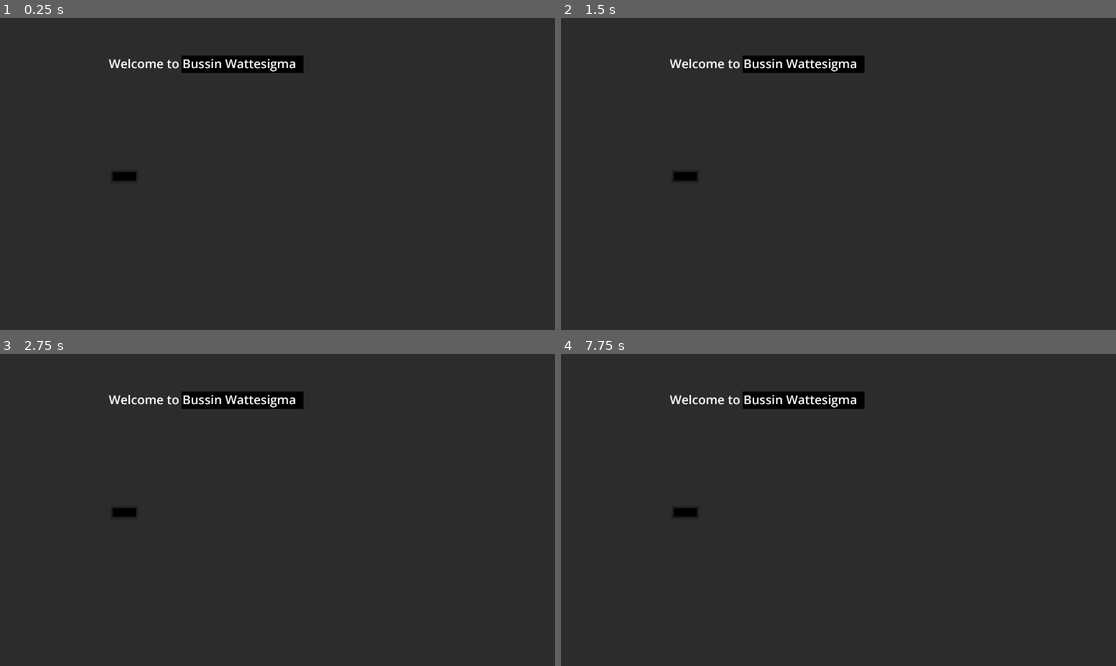
Above: before the commit, frames 1-4 (two rows, left to right).
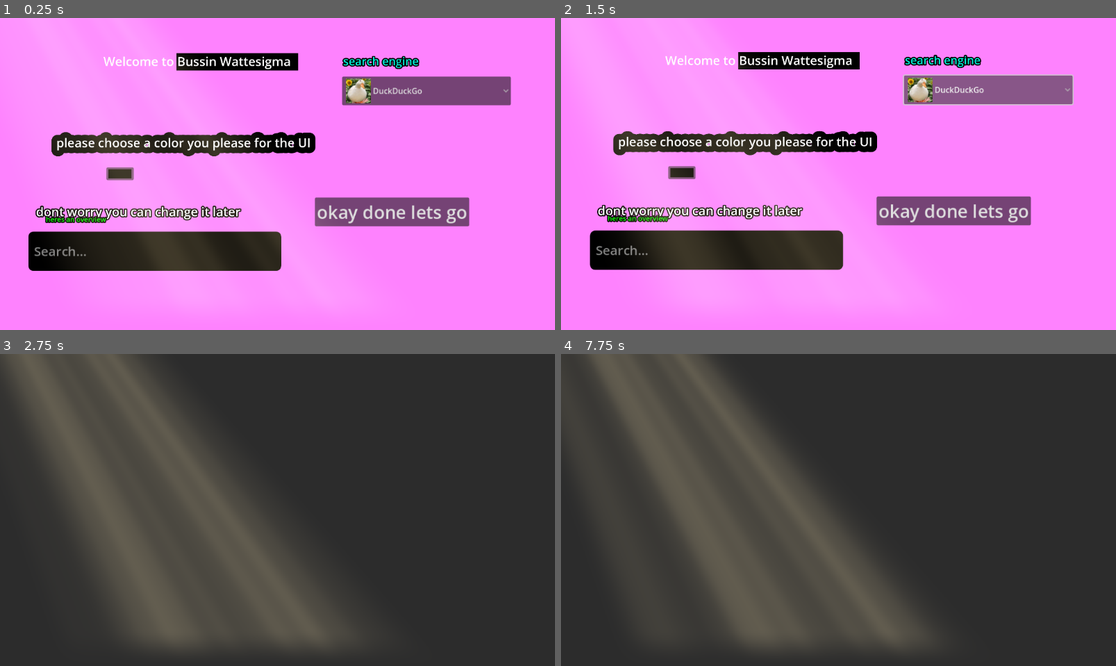
Above: after the commit, the same moments.

Repository: face-hh/wattesigma
Game: Godot game, scene res://Scenes/CEF.tscn
Same seed, same stepped clock (60 frames per second), same inputs: the game is played once before the commit and once after it.
Inputs (mouse positions are in pixels of both pictures, inside the frame that each line leads up to):
- Up to frame 1 (0.25 s): no input
- Up to frame 2 (1.5 s): click (988, 89) at 0.5 s, where only the run after the commit has a clickable "DuckDuckGo"; click (988, 89) at 1.25 s, where only the run after the commit has a clickable "DuckDuckGo"
- Up to frame 3 (2.75 s): click (394, 547) at 2 s, where only the run after the commit has a clickable "okay done lets go"
- Up to frame 4 (7.75 s): tap Enter at 2.75, 2.85, 4.35, 5.75, 5.85, 7.35 s; move the mouse to (960, 494) at 2.77 s; hold Up 2.78-3.53 s; click (960, 494) at 2.92 s; tap Space at 3.5, 6.5 s; move the mouse to (727, 525) at 3.52 s; hold S 3.53-4.28 s; tap Keypad Enter at 3.6, 5.1, 6.6 s; move the mouse to (894, 441) at 4.27 s; hold Up 4.28-5.78 s; move the mouse to (810, 572) at 5.02 s; click (810, 572) at 5.17 s; move the mouse to (1005, 556) at 5.77 s; hold S from 5.78 s (still down); move the mouse to (672, 463) at 6.52 s; move the mouse to (866, 510) at 7.27 s; click (866, 510) at 7.42 s

The runs differ from the first frame. In frame 1, 93% of the frame differs, in the area x 0-100%, y 0-100%; in frame 2, 93%; in frame 3, 32%; in frame 4, 28%.
Error before the commit: Invalid call. Nonexistent function 'initialize' in base 'Node'. (res://Scripts/CEF.gd:241)
Error after the commit: Invalid call. Nonexistent function 'initialize' in base 'Node'. (res://Scripts/CEF.gd:244)

Commit message:
welcome screen finished

Diff:
--- /dev/null
+++ b/Scenes/ColorPicker.tscn
@@ -0,0 +1,10 @@
+[gd_scene load_steps=2 format=3 uid="uid://xwo8wf8er8c0"]
+
+[ext_resource type="Script" path="res://Scripts/ColorPicker.gd" id="1_apts2"]
+
+[node name="ColorPickerButton" type="ColorPickerButton"]
+offset_right = 55.0
+offset_bottom = 26.0
+script = ExtResource("1_apts2")
+
+[connection signal="color_changed" from="." to="." method="_on_color_changed"]
--- /dev/null
+++ b/Scenes/SearchEngineOption.tscn
@@ -0,0 +1,39 @@
+[gd_scene load_steps=9 format=3 uid="uid://b3voh86awnfts"]
+
+[ext_resource type="Texture2D" uid="uid://dn1xxlmxu338j" path="res://Assets/Misc/duckduckgo.png" id="1_xdbn2"]
+[ext_resource type="Texture2D" uid="uid://bfykdgpdu4yp5" path="res://Assets/Misc/pinterest.png" id="2_5u673"]
+[ext_resource type="Texture2D" uid="uid://cyxjyf6b3hs6q" path="res://Assets/Misc/bbc.png" id="3_4uaem"]
+[ext_resource type="Texture2D" uid="uid://dh8rtvc2n2mt7" path="res://Assets/Misc/roblox.png" id="4_rudmr"]
+[ext_resource type="Texture2D" uid="uid://bkxa3itl3la1m" path="res://Assets/Misc/irs.png" id="5_ym6nw"]
+[ext_resource type="Texture2D" uid="uid://d2p4a07bvrlh6" path="res://Assets/Misc/cai.png" id="6_2j4pm"]
+[ext_resource type="Texture2D" uid="uid://4sgeeegwatp1" path="res://Assets/Misc/praktiker.png" id="7_toe7n"]
+[ext_resource type="Script" path="res://Scripts/SearchEngineOption.gd" id="8_nnxma"]
+
+[node name="SearchEngineOption" type="OptionButton"]
+offset_right = 340.0
+offset_bottom = 58.0
+selected = 0
+item_count = 7
+popup/item_0/text = "DuckDuckGo"
+popup/item_0/icon = ExtResource("1_xdbn2")
+popup/item_1/text = "Pinterest"
+popup/item_1/icon = ExtResource("2_5u673")
+popup/item_1/id = 1
+popup/item_2/text = "British Broadcasting Corporation"
+popup/item_2/icon = ExtResource("3_4uaem")
+popup/item_2/id = 2
+popup/item_3/text = "Roblox"
+popup/item_3/icon = ExtResource("4_rudmr")
+popup/item_3/id = 4
+popup/item_4/text = "Internal Revenue Service (IRS)"
+popup/item_4/icon = ExtResource("5_ym6nw")
+popup/item_4/id = 5
+popup/item_5/text = "character ai"
+popup/item_5/icon = ExtResource("6_2j4pm")
+popup/item_5/id = 5
+popup/item_6/text = "Praktiker.bg"
+popup/item_6/icon = ExtResource("7_toe7n")
+popup/item_6/id = 6
+script = ExtResource("8_nnxma")
+
+[connection signal="item_selected" from="." to="." method="_on_item_selected"]
--- a/Scenes/WelcomeScreen.tscn
+++ b/Scenes/WelcomeScreen.tscn
@@ -1,9 +1,19 @@
-[gd_scene load_steps=2 format=3 uid="uid://d4gt87w0qay0d"]
+[gd_scene load_steps=5 format=3 uid="uid://d4gt87w0qay0d"]
 
 [ext_resource type="Script" path="res://Scripts/WelcomeScreen.gd" id="1_wvycw"]
+[ext_resource type="PackedScene" uid="uid://bqc4y2g8862jh" path="res://Scenes/SearchBar.tscn" id="2_v47en"]
+[ext_resource type="PackedScene" uid="uid://b3voh86awnfts" path="res://Scenes/SearchEngineOption.tscn" id="4_2fvtg"]
+[ext_resource type="PackedScene" uid="uid://xwo8wf8er8c0" path="res://Scenes/ColorPicker.tscn" id="10_cadhr"]
 
 [node name="WelcomeScreen" type="Node2D"]
 script = ExtResource("1_wvycw")
+
+[node name="ColorRect2" type="ColorRect" parent="."]
+offset_left = -1248.0
+offset_top = -887.0
+offset_right = 2825.0
+offset_bottom = 1526.0
+color = Color(1, 0.509804, 1, 1)
 
 [node name="ColorRect" type="ColorRect" parent="."]
 offset_left = 383.0
@@ -21,10 +31,77 @@
 theme_override_font_sizes/font_size = 56
 text = "Welcome to Bussin Wattesigma"
 
-[node name="ColorPickerButton" type="ColorPickerButton" parent="."]
-offset_left = 240.0
-offset_top = 316.0
-offset_right = 295.0
-offset_bottom = 342.0
+[node name="Label2" type="Label" parent="."]
+offset_left = 141.0
+offset_top = 248.0
+offset_right = 1293.0
+offset_bottom = 412.0
+scale = Vector2(0.445, 0.445)
+theme_override_colors/font_outline_color = Color(0, 0, 0, 1)
+theme_override_constants/outline_size = 105
+theme_override_font_sizes/font_size = 56
+text = "please choose a color you please for the UI"
 
-[connection signal="color_changed" from="ColorPickerButton" to="." method="_on_color_picker_button_color_changed"]
+[node name="Label3" type="Label" parent="."]
+offset_left = 100.0
+offset_top = 387.0
+offset_right = 1252.0
+offset_bottom = 551.0
+scale = Vector2(0.445, 0.445)
+theme_override_colors/font_outline_color = Color(0, 0, 0, 1)
+theme_override_constants/outline_size = 20
+theme_override_font_sizes/font_size = 56
+text = "dont worry you can change it later"
+
+[node name="Label4" type="Label" parent="."]
+offset_left = 120.0
+offset_top = 410.0
+offset_right = 1272.0
+offset_bottom = 574.0
+scale = Vector2(0.445, 0.445)
+theme_override_colors/font_color = Color(0, 1, 0, 1)
+theme_override_colors/font_outline_color = Color(0, 0, 0, 1)
+theme_override_constants/outline_size = 20
+theme_override_font_sizes/font_size = 31
+text = "heres an overview"
+
+[node name="Label5" type="Label" parent="."]
+offset_left = 719.0
+offset_top = 85.0
+offset_right = 1871.0
+offset_bottom = 249.0
+scale = Vector2(0.445, 0.445)
+theme_override_colors/font_color = Color(1.00112e-05, 0.954993, 0.857199, 1)
+theme_override_colors/font_outline_color = Color(0, 0, 0, 1)
+theme_override_constants/outline_size = 20
+theme_override_font_sizes/font_size = 51
+text = "search engine"
+
+[node name="Control" parent="." instance=ExtResource("2_v47en")]
+offset_left = 92.0
+offset_top = 454.0
+offset_right = 595.0
+offset_bottom = 523.0
+
+[node name="ColorPickerButton2" parent="." instance=ExtResource("10_cadhr")]
+offset_left = 242.0
+offset_top = 315.0
+offset_right = 297.0
+offset_bottom = 341.0
+
+[node name="SearchEngineOption" parent="." instance=ExtResource("4_2fvtg")]
+offset_left = 717.0
+offset_top = 132.0
+offset_right = 1057.0
+offset_bottom = 190.0
+
+[node name="Button" type="Button" parent="."]
+offset_left = 662.0
+offset_top = 376.0
+offset_right = 805.0
+offset_bottom = 407.0
+theme_override_font_sizes/font_size = 36
+text = "okay done lets go"
+
+[connection signal="color_changed" from="ColorPickerButton2" to="." method="_on_color_picker_button_color_changed"]
+[connection signal="pressed" from="Button" to="." method="_on_button_pressed"]
--- a/Scenes/settings.tscn
+++ b/Scenes/settings.tscn
@@ -9,6 +9,8 @@
 [ext_resource type="Shader" path="res://Shaders/test.gdshader" id="6_wt2dt"]
 [ext_resource type="Texture2D" uid="uid://8ed7lakxwvm4" path="res://Assets/Misc/iphone.png" id="7_ie3pe"]
 [ext_resource type="Texture2D" uid="uid://1e5symfe2pl3" path="res://Assets/Misc/face-screaming-in-fear_1f631.png" id="8_3hp8t"]
+[ext_resource type="PackedScene" uid="uid://b3voh86awnfts" path="res://Scenes/SearchEngineOption.tscn" id="10_dqboc"]
+[ext_resource type="PackedScene" uid="uid://xwo8wf8er8c0" path="res://Scenes/ColorPicker.tscn" id="11_c6s6g"]
 
 [sub_resource type="ShaderMaterial" id="ShaderMaterial_1m0bf"]
 shader = ExtResource("4_436y7")
@@ -217,6 +219,18 @@
 offset_right = 504.0
 offset_bottom = 169.0
 
+[node name="SearchEngineOption" parent="." instance=ExtResource("10_dqboc")]
+offset_left = 688.0
+offset_top = 449.0
+offset_right = 1028.0
+offset_bottom = 507.0
+
+[node name="ColorPickerButton" parent="." instance=ExtResource("11_c6s6g")]
+offset_left = 737.0
+offset_top = 300.0
+offset_right = 792.0
+offset_bottom = 326.0
+
 [connection signal="toggled" from="Sunlight/CheckButton" to="." method="_on_sunlight"]
 [connection signal="toggled" from="FeverDream/CheckButton" to="." method="_on_fever_dream"]
 [connection signal="toggled" from="RandomAhhHighlighter/CheckButton" to="." method="_on_highlighter"]
--- a/Scripts/CEF.gd
+++ b/Scripts/CEF.gd
@@ -56,7 +56,7 @@
 	else:
 		ignore_new_urls = false
 
-func _on_page_failed_loading(aborted, msg_err, node):
+func _on_page_failed_loading(err_code, err_msg, node):
 	var current_time = Time.get_ticks_msec()
 
 	if current_time - last_failed_loading_time <= 1000:
@@ -68,8 +68,8 @@
 
 	if failed_loading_count >= 3 and !is_loading_blocked:
 		is_loading_blocked = true
-		print("Too many failed loading attempts. Loading Google.com...")
-		node.load_url(HOME_PAGE)
+		print("Too many failed loading attempts. Giving up.")
+		serve_error(err_code, err_msg, node)
 
 		# Reset the block after a short delay
 		await get_tree().create_timer(2.0).timeout
@@ -81,12 +81,14 @@
 		print("Loading blocked. Ignoring request.")
 		return
 
-	var html = "<html><body bgcolor=\"white\"><h2>Failed to load URL " + node.get_url()
-	print_debug(msg_err)
-	if aborted:
-		html = html + " aborted by the user!</h2></body></html>"
-	else:
-		html = html + " with error " + msg_err + "!</h2></body></html>"
+	serve_error(err_code, err_msg, node)
+
+func serve_error(err_code, err_msg, node):
+	var html = "<html><body bgcolor=\"white\">" \
+		+ "<h2>Failed to load URL " + node.get_url() + "!</h2>" \
+		+ "<p>Error code: " + str(err_code) + "</p>" \
+		+ "<p>Error message: " + err_msg + "!</p>" \
+		+ "</body></html>"
 	node.load_data_uri(html, "text/html")
 
 func generate_browser_id():
@@ -234,7 +236,8 @@
 	search_bar.position.y = (panel_size.y - search_bar_size.y) / 2
 
 func _ready():
-	Utils.change_main_color(Color.from_string("#000000", "#000000"))
+	var color = Color.from_string(ControlsSingleton.user_data["color"], Color.BLACK)
+	Utils.change_main_color(color)
 
 	create_default_page()
 
--- /dev/null
+++ b/Scripts/ColorPicker.gd
@@ -0,0 +1,7 @@
+extends ColorPickerButton
+
+func _ready():
+	color = Color.from_string(ControlsSingleton.user_data["color"], Color.BLACK)
+
+func _on_color_changed(color: Color) -> void:
+	Utils.change_main_color(color)
--- a/Scripts/ControlsSingleton.gd
+++ b/Scripts/ControlsSingleton.gd
@@ -12,18 +12,16 @@
 
 var user_data = {
 	"first_time_opening": true,
-	"color": "#ffffff"
+	"color": Color.BLACK.to_html(false),
+	"search_engine": 0
 }
 
 func _ready():
 	non_fading_overlays.append(search_bar)
 	load_user_data()
-	print(user_data)
+
 	if user_data["first_time_opening"]:
 		toggle_input()
-		# TODO: change to false and call save when setup is done
-		# user_data["first_time_opening"] = false
-		# save_user_data()
 
 func _process(delta):
 	if Input.is_action_just_pressed("tab"): toggle_overlay(tabs_overlay)
@@ -38,8 +36,11 @@
 		gui.current_browser = browser
 
 func toggle_input():
-	print('showing welcome screen uwu')
-	welcome_screen.show()
+	if not welcome_screen.visible:
+		welcome_screen.show()
+	else:
+		welcome_screen.hide()
+
 
 func toggle_overlay(new_overlay):
 	var tween = create_tween()
@@ -77,6 +78,8 @@
 	tween.tween_callback(func(): node.visible = false)
 
 func load_user_data():
+	user_data["color"] = Utils.MAIN_COLOR.to_html(false)
+
 	if FileAccess.file_exists("user://user_data.dat"):
 		var save_file = FileAccess.open("user://user_data.dat", FileAccess.READ)
 		user_data = save_file.get_var()
--- a/Scripts/SearchBar.gd
+++ b/Scripts/SearchBar.gd
@@ -3,8 +3,7 @@
 @onready var text_edit = $TextEdit
 @onready var sprite_2d: Sprite2D = $Sprite2D
 
-var search_engines = ["https://duckduckgo.com/?q=", "https://pinterest.com/search/pins/?q="]
-var search_engine = 0
+var search_engines = ["https://duckduckgo.com/?q=", "https://pinterest.com/search/pins/?q=", "https://www.bbc.com/search?q=", "https://open.spotify.com/search/", "https://www.irs.gov/site-index-search?search=", "https://character.ai/search?q=", "https://praktiker.bg/bg/search/"]
 
 func set_initial_state():
 	text_edit.grab_focus()
@@ -50,7 +49,7 @@
 		return "https://" + query
 	else:
 		var encoded_query = http_escape(query)
-		return search_engines[search_engine] + encoded_query
+		return search_engines[ControlsSingleton.user_data["search_engine"]] + encoded_query
 
 	return ""
 
--- /dev/null
+++ b/Scripts/SearchEngineOption.gd
@@ -0,0 +1,8 @@
+extends OptionButton
+
+func _ready():
+	selected = ControlsSingleton.user_data["search_engine"]
+
+func _on_item_selected(index: int) -> void:
+	ControlsSingleton.user_data["search_engine"] = index
+	ControlsSingleton.save_user_data()
--- a/Scripts/ShaderManager.gd
+++ b/Scripts/ShaderManager.gd
@@ -19,14 +19,14 @@
 @onready var camera: Camera2D = $/root/GUI/Camera2D
 
 var shader_states = {
-	ShaderType.SUNLIGHT: false,
+	ShaderType.SUNLIGHT: true,
 	ShaderType.SCREEN_CRACK: false,
 	ShaderType.FEVER_DREAM: false,
 	ShaderType.RANDOM_ASS_HIGHLIGHT: false,
 
 	ShaderType.BLOCK_CAMERA_MOVEMENT: false,
-	ShaderType.CURSOR_FOLLOW_ON: false,
-	ShaderType.CIRCLE_FOLLOW_ON: false,
+	ShaderType.CURSOR_FOLLOW_ON: true,
+	ShaderType.CIRCLE_FOLLOW_ON: true,
 }
 
 func _ready():
--- a/Scripts/TabOverlayEntry.gd
+++ b/Scripts/TabOverlayEntry.gd
@@ -7,7 +7,7 @@
 var url
 
 func _ready():
-	change_color(Utils.get_main_color())
+	change_color(Utils.MAIN_COLOR)
 
 func change_to(texture: Variant, new_label: String, new_url: String):
 	icon.texture = texture
--- a/Scripts/Utils.gd
+++ b/Scripts/Utils.gd
@@ -5,7 +5,8 @@
 @onready var tabs_overlay: Control = $/root/GUI/TabsOverlay
 @onready var search_bar: Control = $/root/GUI/SearchBar
 
-var MAIN_COLOR: Color
+var MAIN_COLOR := Color.BLACK
+var search_engine = 0
 
 func fetch_favicon(domain: String) -> ImageTexture:
 	var http_request = HTTPRequest.new()
@@ -51,6 +52,7 @@
 
 func change_main_color(new_color: Color):
 	MAIN_COLOR = new_color
+
 	color_overlay.color.r = new_color.r
 	color_overlay.color.g = new_color.g
 	color_overlay.color.b = new_color.b
@@ -58,5 +60,5 @@
 	search_bar.change_color(new_color)
 	tabs_overlay.change_color(new_color)
 
-func get_main_color():
-	return MAIN_COLOR
+	ControlsSingleton.user_data["color"] = new_color.to_html(false)
+	ControlsSingleton.save_user_data()
--- a/Scripts/WelcomeScreen.gd
+++ b/Scripts/WelcomeScreen.gd
@@ -1,7 +1,13 @@
 extends Node2D
 
-func set_initial_state():
-	pass
+func _ready():
+	$Control.change_color(Utils.MAIN_COLOR)
 
 func _on_color_picker_button_color_changed(color: Color) -> void:
 	Utils.change_main_color(color)
+	$Control.change_color(color)
+
+func _on_button_pressed() -> void:
+	ControlsSingleton.toggle_input()
+	ControlsSingleton.user_data["first_time_opening"] = false
+	ControlsSingleton.save_user_data()
Binary file added: Assets/Misc/bbc.png
Not shown, added: Assets/Misc/bbc.png.import
Binary file added: Assets/Misc/cai.png
Not shown, added: Assets/Misc/cai.png.import
Binary file added: Assets/Misc/duckduckgo.png
Not shown, added: Assets/Misc/duckduckgo.png.import
Binary file added: Assets/Misc/google.png
Not shown, added: Assets/Misc/google.png.import
Binary file added: Assets/Misc/irs.png
Not shown, added: Assets/Misc/irs.png.import
Binary file added: Assets/Misc/pinterest.png
Not shown, added: Assets/Misc/pinterest.png.import
(and 7 more such lines)
